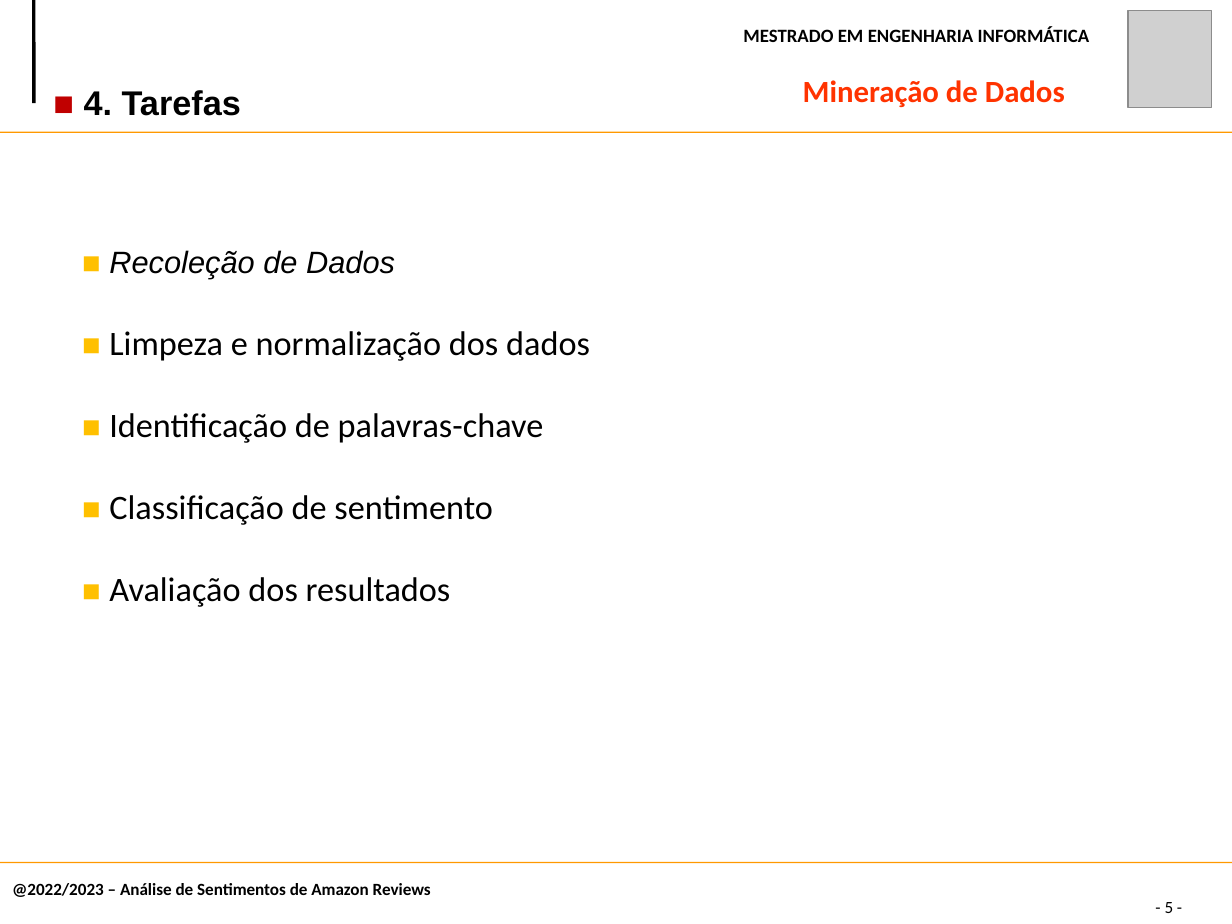
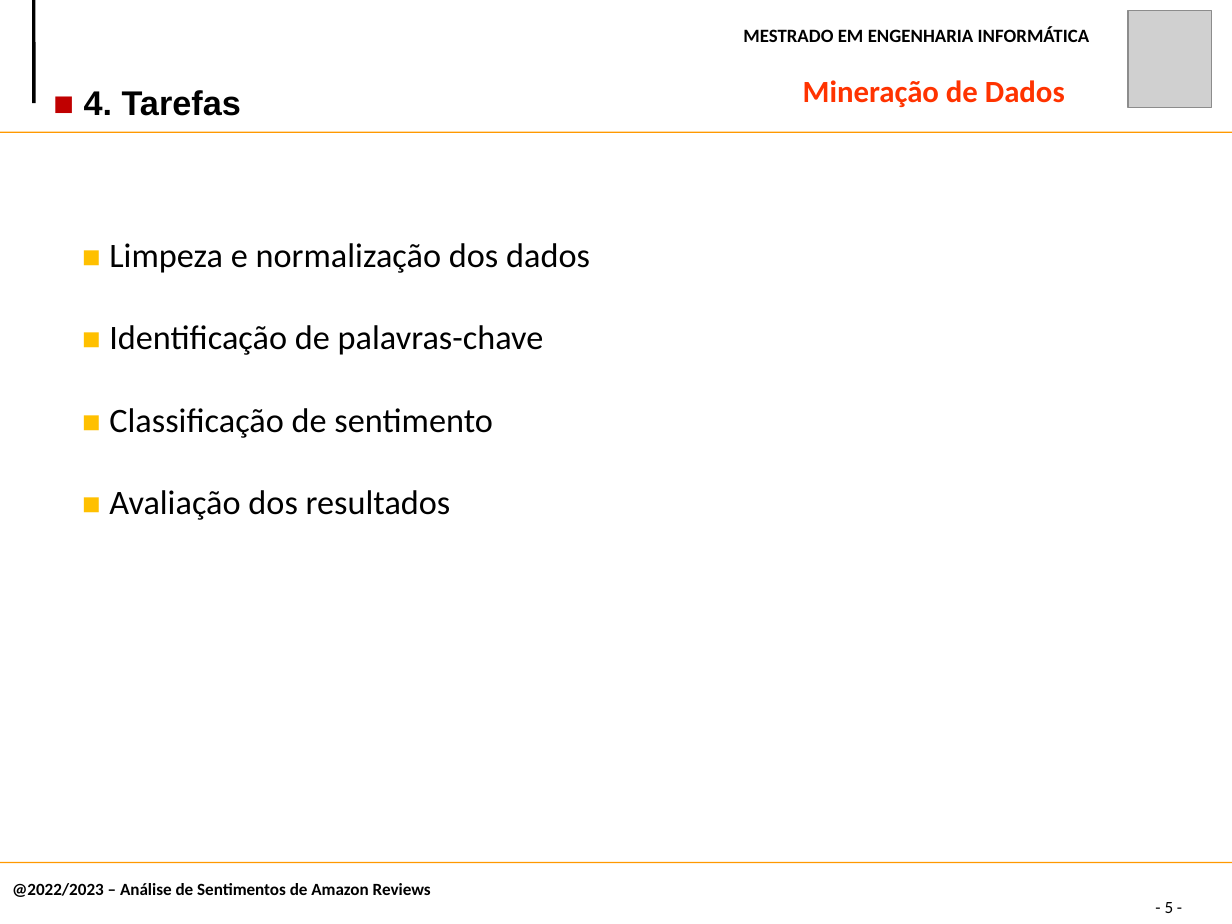
Before and after one commit to claudiadmr/MD-Projeto, a slide deck: slide 5 of Fase1/MD.pptx. Drawn at 1232x924 pixels with LibreOffice and Linux fonts; fonts in the diff are those of the drawing; grey boxes stand for pictures. Boxes give left, top, right and bottom in pixels: in the first picture for what was removed or moved away, otherwise in the second. Text is boxed around its words. In the diff, an @@ line names an element or a change of style, - is before the commit and + after.

```diff
--- a/Fase1/MD.pptx
+++ b/Fase1/MD.pptx
@@ text "■ Limpeza e normalização dos ...": place and size @@
-text "■ Limpeza e normalização dos ..." at (109, 250, 590, 607)
+text "■ Limpeza e normalização dos ..." at (109, 243, 590, 520)
@@ text at (109, 250, 395, 279): paragraph removed @@
-■ Recoleção de Dados
```
